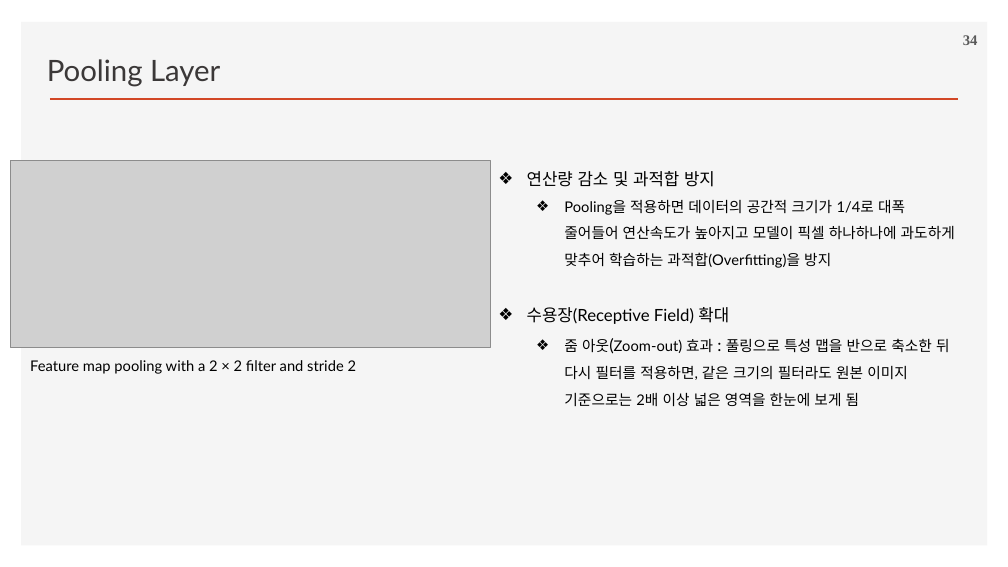
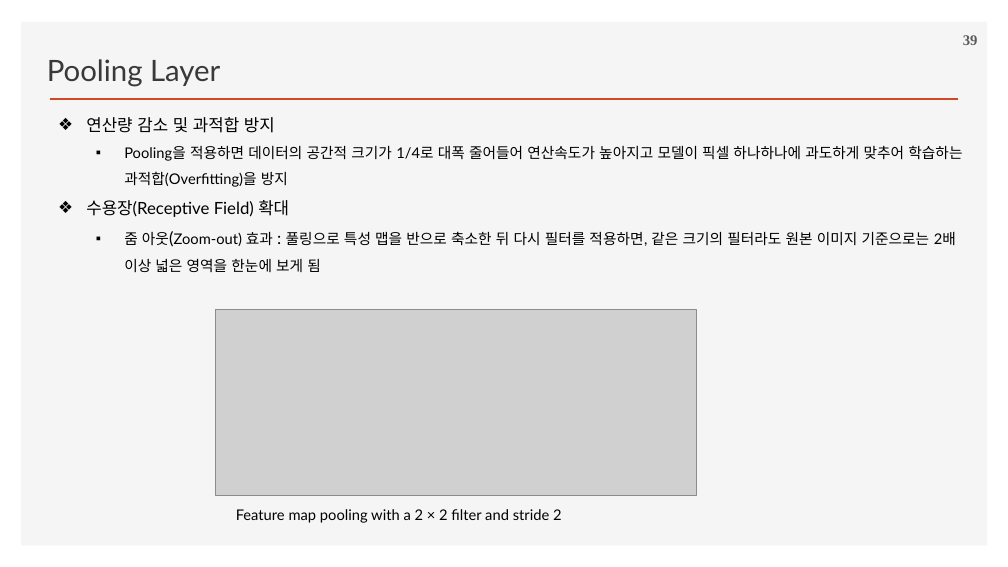
Before and after one commit to ancestor9/2026_Fall_Deep-Learning-with-Python, a slide deck: slide 39 of Chapter 08 Image Classification.pptx (slide 34 before the commit). Drawn at 1008x567 pixels with LibreOffice and Linux fonts; fonts in the diff are those of the drawing; grey boxes stand for pictures; background and template pictures are left out. Boxes give left, top, right and bottom in pixels: in the first picture for what was removed or moved away, otherwise in the second. Text is boxed around its words. In the diff, an @@ line names an element or a change of style, - is before the commit and + after.

```diff
--- a/Chapter 08 Image Classification.pptx
+++ b/Chapter 08 Image Classification.pptx
@@ page number at box(963, 35, 978, 45): text changed @@
-34
+39
@@ text "연산량 감소 및 과적합 방지": place and size @@
-text "연산량 감소 및 과적합 방지" at box(527, 171, 955, 406)
+text "연산량 감소 및 과적합 방지" at box(86, 117, 962, 272)
@@ text at box(124, 146, 962, 272): bullet ❖ to ▪ @@
@@ picture: place and size @@
-picture at box(10, 160, 491, 347)
+picture at box(216, 309, 696, 496)
@@ text "Feature map pooling with a ...": place and size @@
-text "Feature map pooling with a ..." at box(30, 360, 357, 374)
+text "Feature map pooling with a ..." at box(236, 509, 562, 523)
```
Also in this commit, not shown: 17 other slides changed, 3 slides added.
